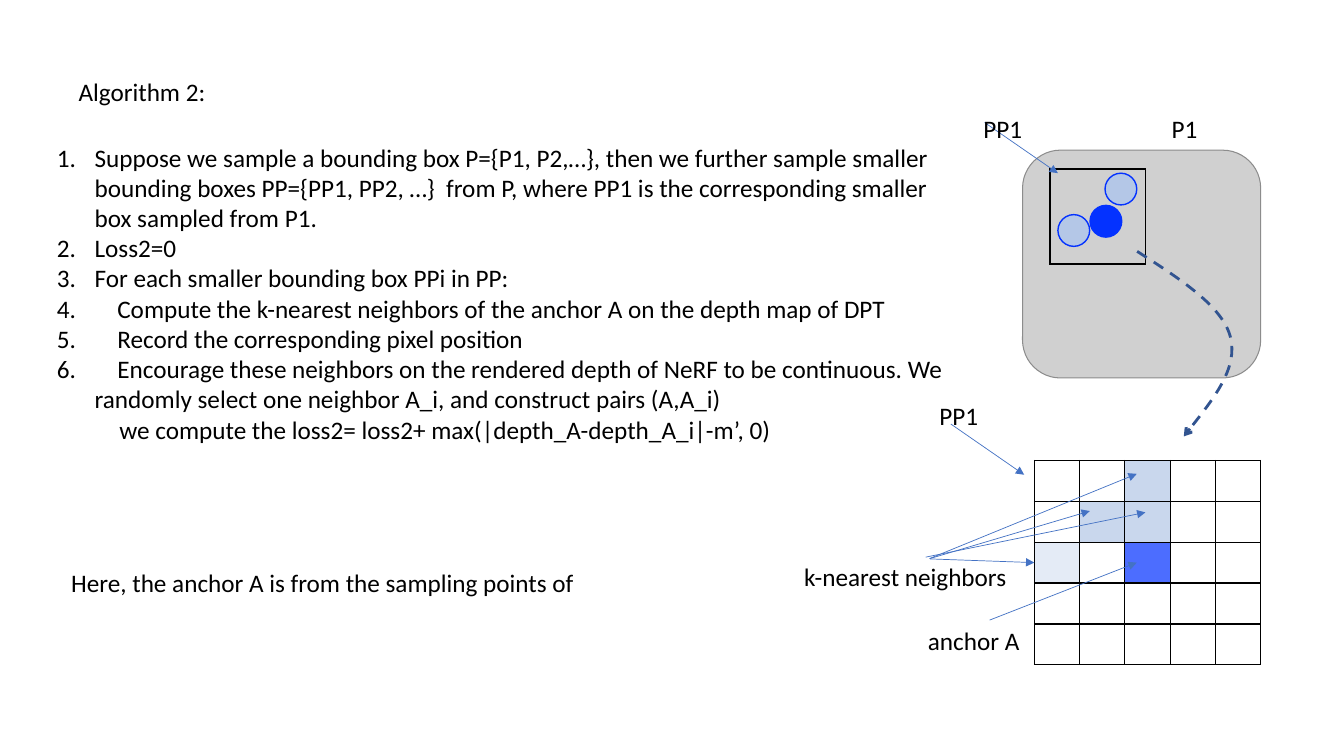
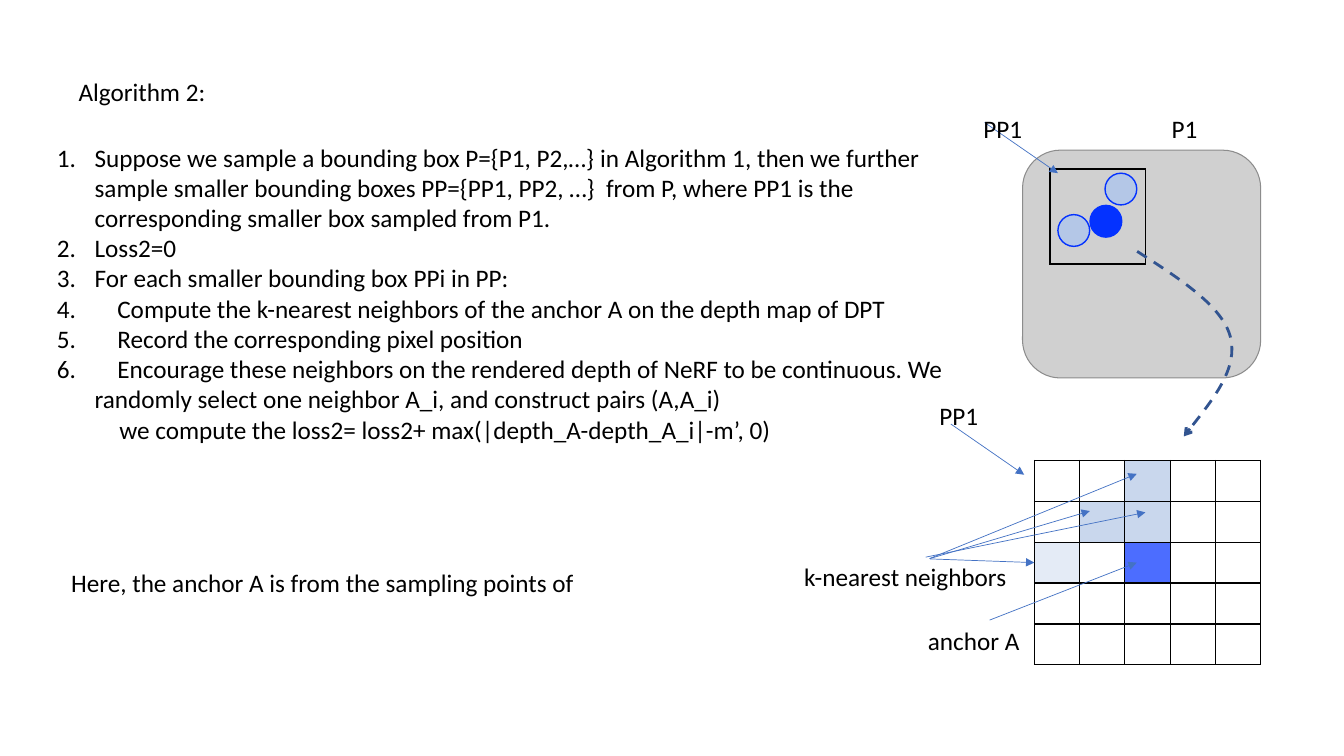
Before and after one commit to Wanggcong/SparseNeRF, a slide deck: slide 10 of tutorial/quick-start-v2.pptx. Drawn at 1344x756 pixels with LibreOffice and Linux fonts; fonts in the diff are those of the drawing; grey boxes stand for pictures. Boxes give left, top, right and bottom in pixels: in the first picture for what was removed or moved away, otherwise in the second. Text is boxed around its words. In the diff, an @@ line names an element or a change of style, - is before the commit and + after.

```diff
--- a/tutorial/quick-start-v2.pptx
+++ b/tutorial/quick-start-v2.pptx
@@ text at bbox=[95, 148, 919, 232]: text changed @@
-1. Suppose we sample a bounding box P={P1, P2,…}, then we further sample smaller bounding boxes PP={PP1, PP2, …} from P, where PP1 is the corresponding smaller box sampled from P1.
+1. Suppose we sample a bounding box P={P1, P2,…} in Algorithm 1, then we further sample smaller bounding boxes PP={PP1, PP2, …} from P, where PP1 is the corresponding smaller box sampled from P1.
```
